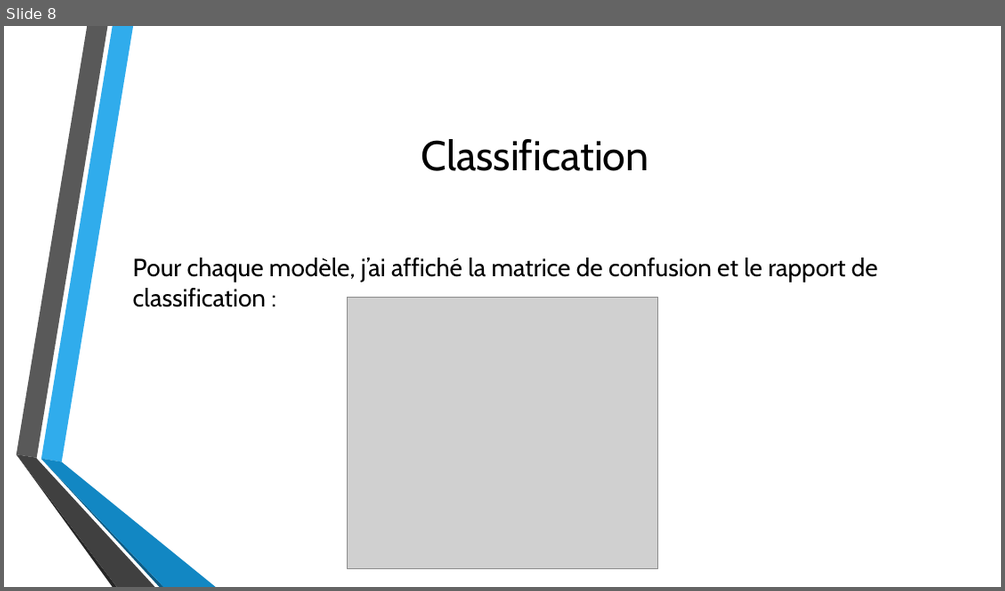
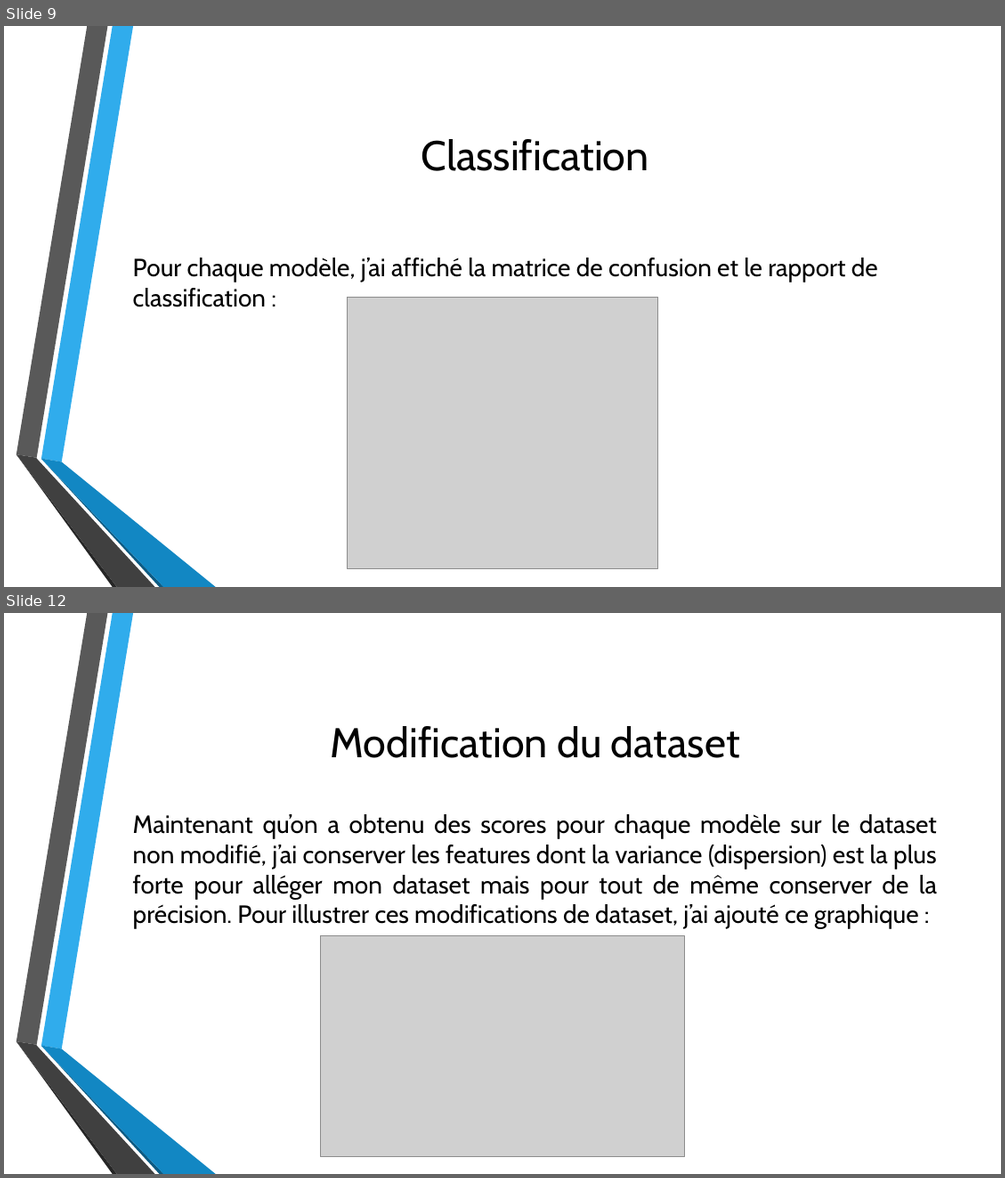
Before and after one commit to HenD-11/PythonForDataAnalysis, a slide deck: PPT_python4data.pptx. Shown one above the other, each under a label of ours: slide 8 before the commit, slides 9 and 12 after it; the slides between them are not shown. The pictures are 1005x591 and 1005x1178 pixels, drawn with LibreOffice and Linux fonts; fonts in the diff are those of the drawing; grey boxes stand for pictures; background and template pictures are left out. Boxes give left, top, right and bottom in pixels: in the first picture for what was removed or moved away, otherwise in the second. Text is boxed around its words. In the diff, an @@ line names an element or a change of style, - is before the commit and + after.

```diff
--- a/PPT_python4data.pptx
+++ b/PPT_python4data.pptx
@@ slide 12 added at (4, 613, 1001, 1174), background picture (left out); not listed: 6 template elements that a slide beside it also shows @@
@@ title added at (330, 726, 740, 758), 40 pt, text #000000 @@
+Modification du dataset
@@ text added at (133, 814, 937, 929), 24 pt, text #000000 @@
+Maintenant qu’on a obtenu des scores pour chaque modèle sur le dataset non modifié, j’ai conserver les features dont la variance (dispersion) est la plus forte pour alléger mon dataset mais pour tout de même conserver de la précision. Pour illustrer ces modifications de dataset, j’ai ajouté ce graphique :
@@ picture added at (320, 936, 685, 1157) @@
@@ what was slide 8 is now slide 9 @@
```
Also in this commit, not shown: 3 other slides added.
